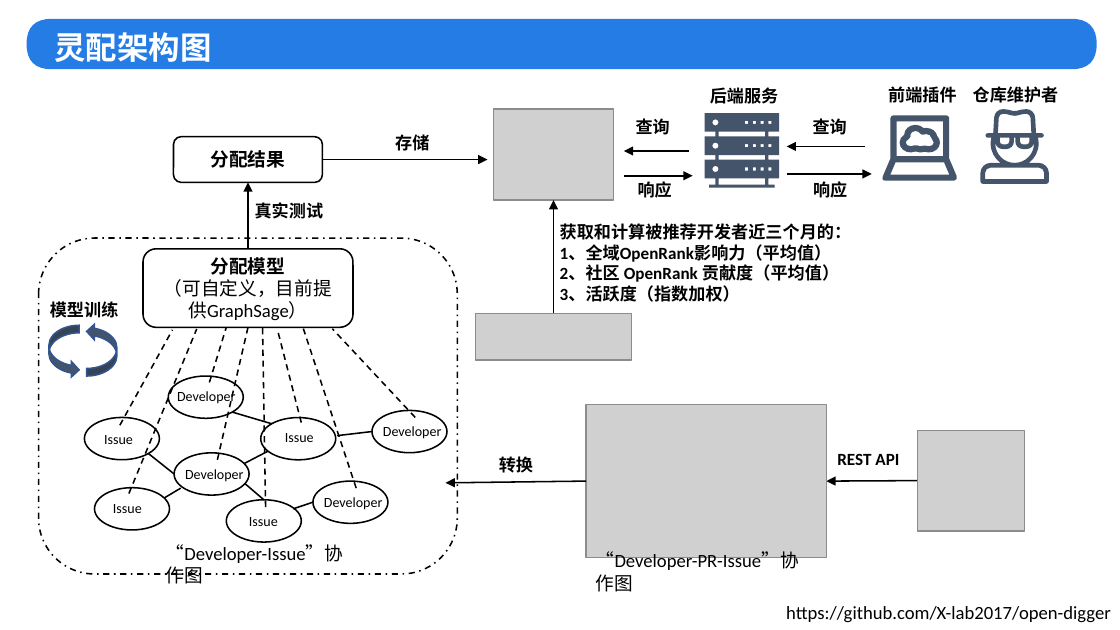
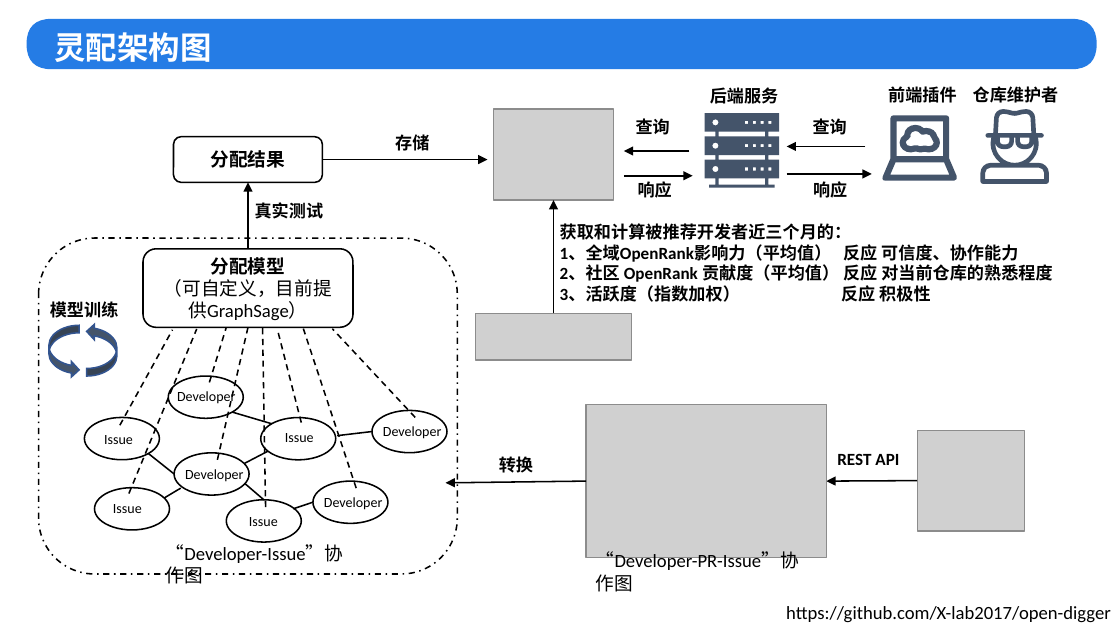
Before and after one commit to zhingoll/Issue-Assigner-BaaS, a slide deck: slide 19 of OpenRank杯初赛-灵配.pptx. Drawn at 1120x630 pixels with LibreOffice and Linux fonts; fonts in the diff are those of the drawing; grey boxes stand for pictures; background and template pictures are left out. Boxes give left, top, right and bottom in pixels: in the first picture for what was removed or moved away, otherwise in the second. Text is boxed around its words. In the diff, an @@ line names an element or a change of style, - is before the commit and + after.

```diff
--- a/OpenRank杯初赛-灵配.pptx
+++ b/OpenRank杯初赛-灵配.pptx
@@ text at (560, 244, 1052, 302): text changed @@
-1、全域OpenRank影响力（平均值）
-2、社区 OpenRank 贡献度（平均值）
-3、活跃度（指数加权）
+1、全域OpenRank影响力（平均值） 反应 可信度、协作能力
+2、社区 OpenRank 贡献度（平均值） 反应 对当前仓库的熟悉程度
+3、活跃度（指数加权） 反应 积极性
```
Also in this commit, not shown: 1 other slide changed.
